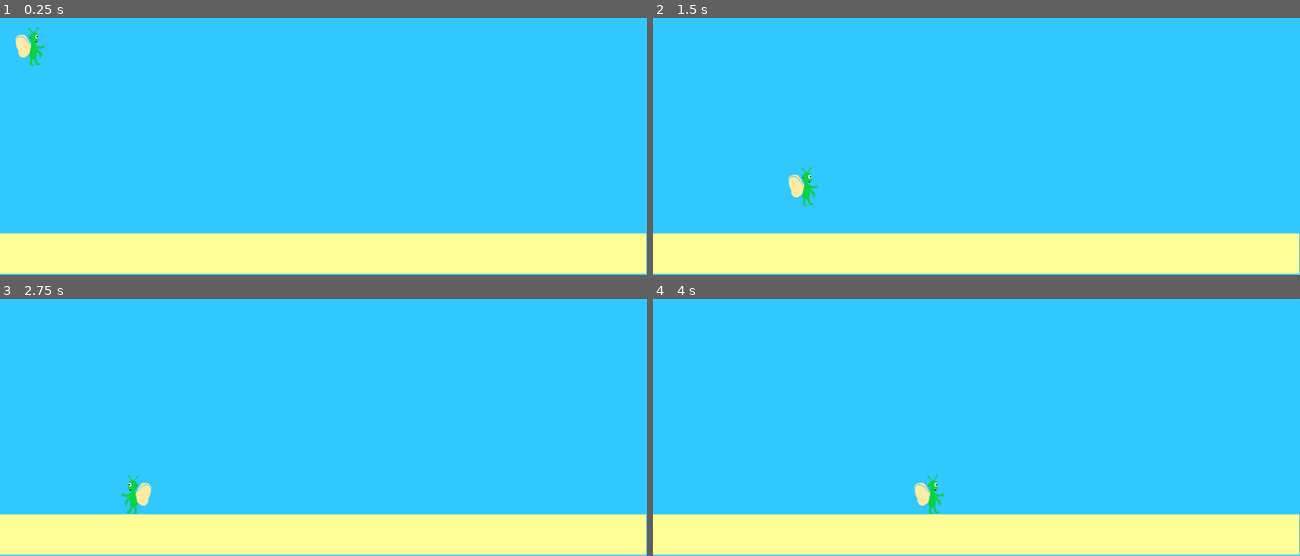
Above: before the commit, frames 1-4 (two rows, left to right).
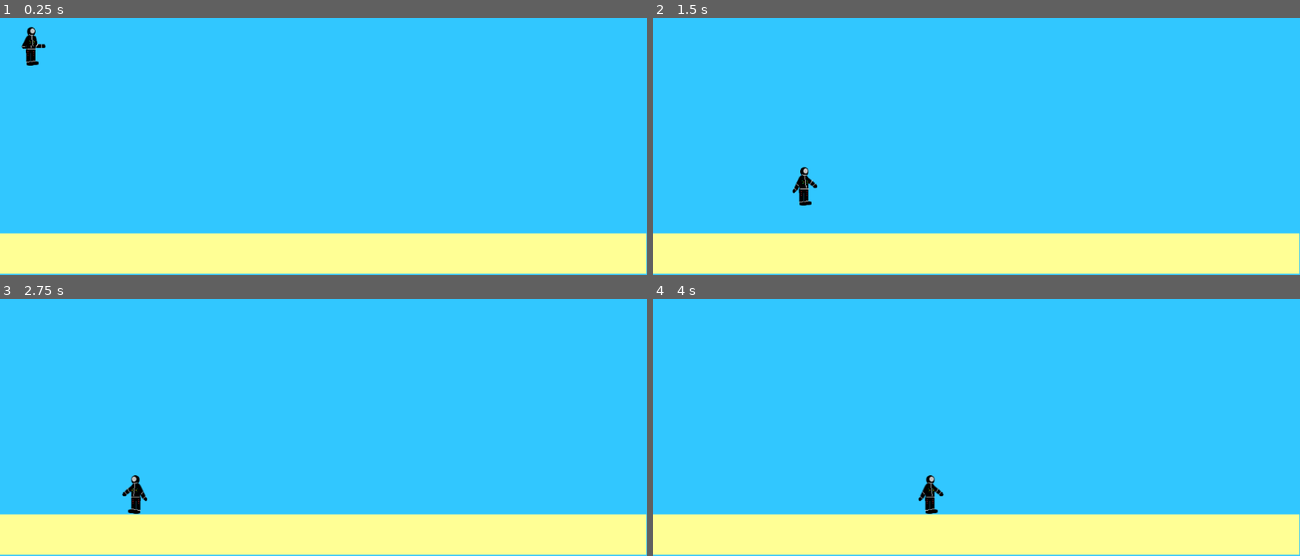
Above: after the commit, the same moments.

Repository: KimMcLelland/Entropy_Breach
Game: Godot game, scene res://The Beach.tscn
The game is run twice, just before and just after one commit, with the same random seed, the same clock (stepped at 60 frames per second) and the same inputs.
Inputs:
- Up to frame 1 (0.25 s): no input
- Up to frame 2 (1.5 s): hold Right (ui_right) from 0.53 s (still down); tap Up (Jump) at 0.77 s
- Up to frame 3 (2.75 s): tap Up (Jump) at 1.52 s; release Right (ui_right) at 2.03 s; hold Left (ui_left) from 2.03 s (still down)
- Up to frame 4 (4 s): release Left (ui_left) at 2.78 s; hold Right (ui_right) from 2.78 s (still down); tap Up (Jump) at 3.02, 3.77 s

The runs differ from the first frame. In frame 1, 0.4% of the frame differs, in the area x 2-8%, y 3-19%; in frame 2, 0.4%; in frame 3, 0.4%; in frame 4, 0.4%, in the area x 40-46%, y 68-84%.

Commit message:
sprites for player character

Diff:
--- a/Player.tscn
+++ b/Player.tscn
@@ -1,11 +1,18 @@
-[gd_scene load_steps=6 format=2]
+[gd_scene load_steps=8 format=2]
 
-[ext_resource path="res://Assets/Sprites/fairy_left.png" type="Texture" id=1]
-[ext_resource path="res://Assets/Sprites/fairy_right.png" type="Texture" id=2]
+[ext_resource path="res://Assets/Sprites/spacefarer_fire_left.png" type="Texture" id=1]
+[ext_resource path="res://Assets/Sprites/spacefarer_right.png" type="Texture" id=2]
 [ext_resource path="res://Player.gd" type="Script" id=3]
+[ext_resource path="res://Assets/Sprites/spacefarer_left.png" type="Texture" id=4]
+[ext_resource path="res://Assets/Sprites/spacefarer_fire_right.png" type="Texture" id=5]
 
 [sub_resource type="SpriteFrames" id=1]
 animations = [ {
+"frames": [ ExtResource( 4 ) ],
+"loop": true,
+"name": "left",
+"speed": 5.0
+}, {
 "frames": [ ExtResource( 2 ) ],
 "loop": true,
 "name": "right",
@@ -13,7 +20,12 @@
 }, {
 "frames": [ ExtResource( 1 ) ],
 "loop": true,
-"name": "left",
+"name": "fire_left",
+"speed": 5.0
+}, {
+"frames": [ ExtResource( 5 ) ],
+"loop": true,
+"name": "fire_right",
 "speed": 5.0
 } ]
 
@@ -28,7 +40,7 @@
 
 [node name="AnimatedSprite" type="AnimatedSprite" parent="."]
 frames = SubResource( 1 )
-animation = "right"
+animation = "fire_right"
 
 [node name="CollisionShape2D" type="CollisionShape2D" parent="."]
 shape = SubResource( 2 )
Binary file removed: Assets/Sprites/fairy_left.png
Binary file removed: Assets/Sprites/fairy_right.png
Binary file added: Assets/Sprites/spacefarer_fire_left.png
Not shown, changed: Assets/Sprites/spacefarer_fire_left.png.import
Binary file added: Assets/Sprites/spacefarer_fire_right.png
Not shown, changed: Assets/Sprites/spacefarer_fire_right.png.import
Binary file added: Assets/Sprites/spacefarer_left.png
Not shown, added: Assets/Sprites/spacefarer_left.png.import
Binary file added: Assets/Sprites/spacefarer_right.png
Not shown, added: Assets/Sprites/spacefarer_right.png.import
